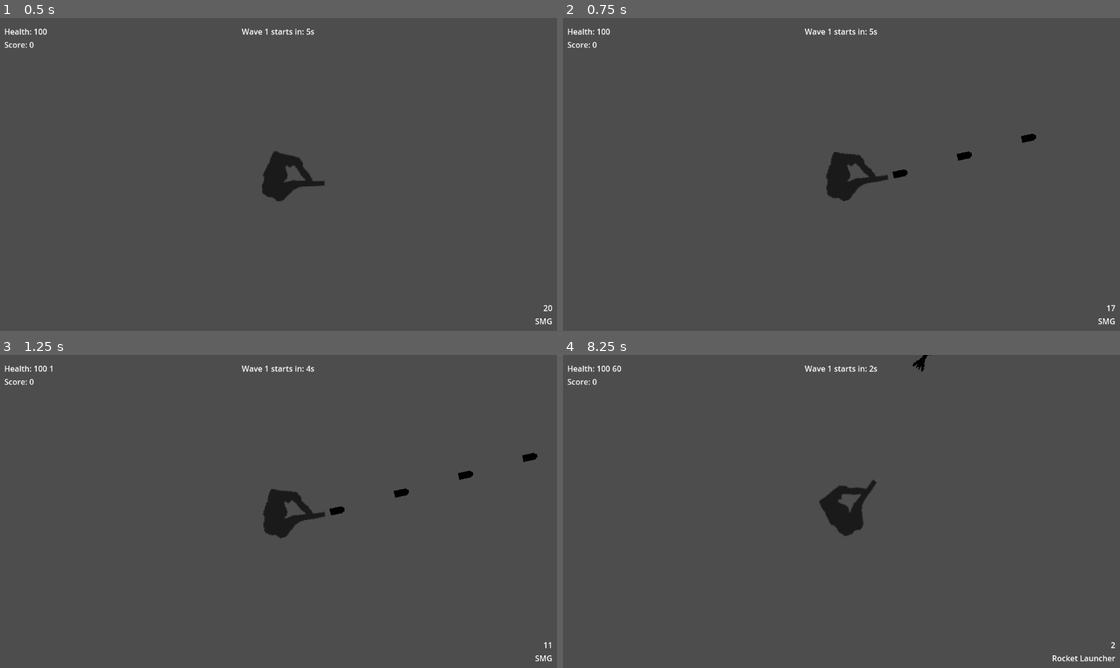
Above: before the commit, frames 1-4 (two rows, left to right).
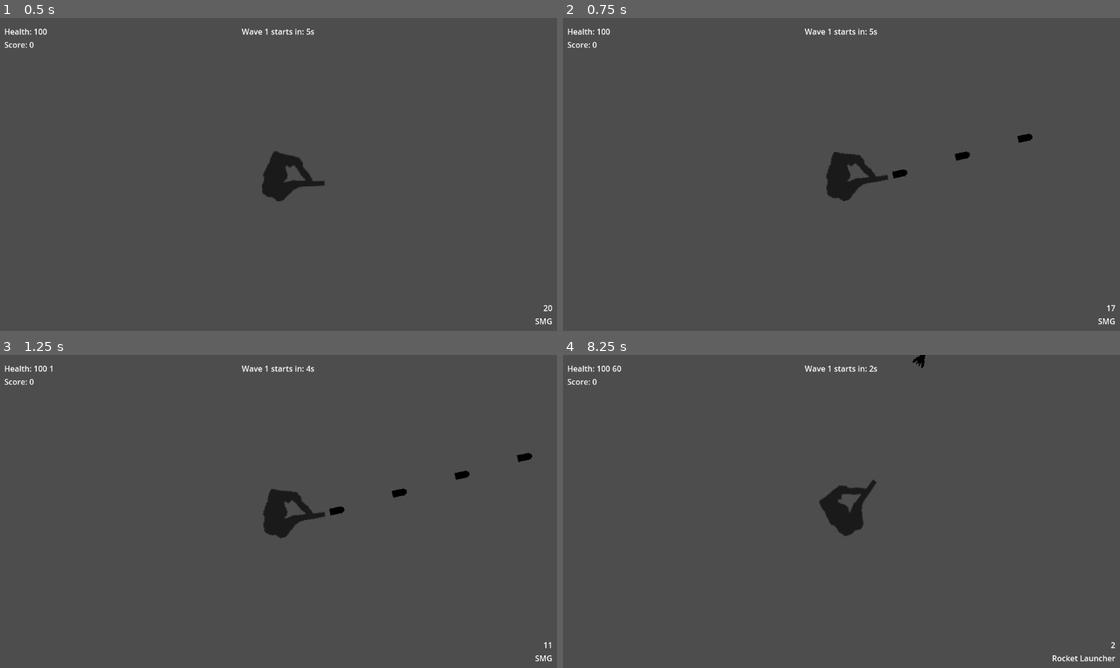
Above: after the commit, the same moments.

Repository: NikoSakic/GodotSurvivor
Game: Godot game, scene res://World.tscn
Two runs of this game, one before a commit and one after it. Both use one fixed random seed, a clock stepped at 60 frames per second and the inputs below.
Inputs (mouse positions are in pixels of both pictures, inside the frame that each line leads up to):
- Up to frame 1 (0.5 s): no input
- Up to frame 2 (0.75 s): tap Enter at 0.5 s; move the mouse to (964, 161) at 0.52 s; press the mouse at (964, 161) at 0.53 s; hold D (move_right) from 0.53 s (still down)
- Up to frame 3 (1.25 s): keep holding D (move_right)
- Up to frame 4 (8.25 s): tap P (restart) every 0.75 s from 1.25 to 4.25 s; move the mouse to (730, 530) at 1.27 s; release D (move_right) at 1.28 s; release the mouse at (730, 530) at 1.28 s; hold S (move_down) 1.28-2.03 s; tap 1 (weapon_1) at 1.35, 5.1 s; move the mouse to (897, 442) at 2.02 s; hold D (move_right) 2.03-2.78 s; tap 2 (weapon_2) at 2.1, 5.85 s; move the mouse to (813, 577) at 2.77 s; hold W (move_up) 2.78-3.53 s; tap 3 (weapon_3) at 2.85, 6.6 s; move the mouse to (1008, 561) at 3.52 s; hold A (move_left) 3.53-5.03 s; tap 4 (weapon_4) at 3.6, 7.35 s; move the mouse to (674, 464) at 4.27 s; click (674, 464) at 4.35 s; move the mouse to (869, 514) at 5.02 s; hold S (move_down) 5.03-5.78 s; move the mouse to (757, 433) at 5.77 s; hold D (move_right) 5.78-6.53 s; move the mouse to (964, 498) at 6.52 s; hold W (move_up) 6.53-7.28 s; move the mouse to (730, 530) at 7.27 s; hold D (move_right) 7.28-8.03 s; move the mouse to (897, 442) at 8.02 s; press the mouse at (897, 442) at 8.03 s; hold S (move_down) from 8.03 s (still down)

Frame 1 is identical in both runs. In frame 2, less than 0.1% of the frame differs, in the area x 53-86%, y 36-54%; in frame 3, 0.1%, in the area x 53-97%, y 31-54%; in frame 4, less than 0.1%.

Commit message:
update wave spawning coroutine

Diff:
--- a/EnemySpawner.gd
+++ b/EnemySpawner.gd
@@ -6,7 +6,7 @@
 signal update_wave_info(text:String)
 
 var num_waves = 5
-var zombies_per_wave = 20
+var zombies_per_wave = 50
 var seconds_between_waves = 60
 var min_dist_spawn = 1000
 var max_dist_spawn = 1500
@@ -59,19 +59,17 @@
 
 func spawn_group(spawned_count:int) -> int:
 	var spawn_count = 3 + int(randf()*5)
-	var dist_fromplayer = int(min_dist_spawn + (max_dist_spawn-min_dist_spawn)*randf())
-	var spawn_pos = Vector2(dist_fromplayer, 0)
-	spawn_pos = spawn_pos.rotated(deg_to_rad(randf()*360))
-	var deviations = [-12, -8, -4, 0, 4, 8, 12]
 	for i in range(spawn_count):
 		if (i+1) + spawned_count > zombies_per_wave:
 			break
-		var deviated = deviations[randi() % deviations.size()]
+		var dist_fromplayer = int(min_dist_spawn + (max_dist_spawn-min_dist_spawn)*randf())
+		var spawn_pos = Vector2(dist_fromplayer, 0)
+		spawn_pos = spawn_pos.rotated(deg_to_rad(randf()*360))
 		var new_zombie :Zombie = ZOMBIE.instantiate()
-		new_zombie.global_position = player.global_position + spawn_pos.rotated(deg_to_rad(deviated))
+		new_zombie.global_position = player.global_position + spawn_pos
 		new_zombie.set_player(player)
 		add_child(new_zombie)
-		await get_tree().create_timer(0.5).timeout
+		await get_tree().create_timer(0.25).timeout
 	return spawn_count
 
 func player_killed_enemy(_score :int):
--- a/Player.gd
+++ b/Player.gd
@@ -1,7 +1,7 @@
 extends CharacterBody2D
 class_name Player
 
-const MOVE_SPEED = 240
+const MOVE_SPEED = 260
 var damage = 35
 var health = 100
 
--- a/project.godot
+++ b/project.godot
@@ -14,6 +14,10 @@
 run/main_scene="res://World.tscn"
 config/features=PackedStringArray("4.1", "Forward Plus")
 config/icon="res://icon.svg"
+
+[display]
+
+window/vsync/vsync_mode=0
 
 [input]
 
